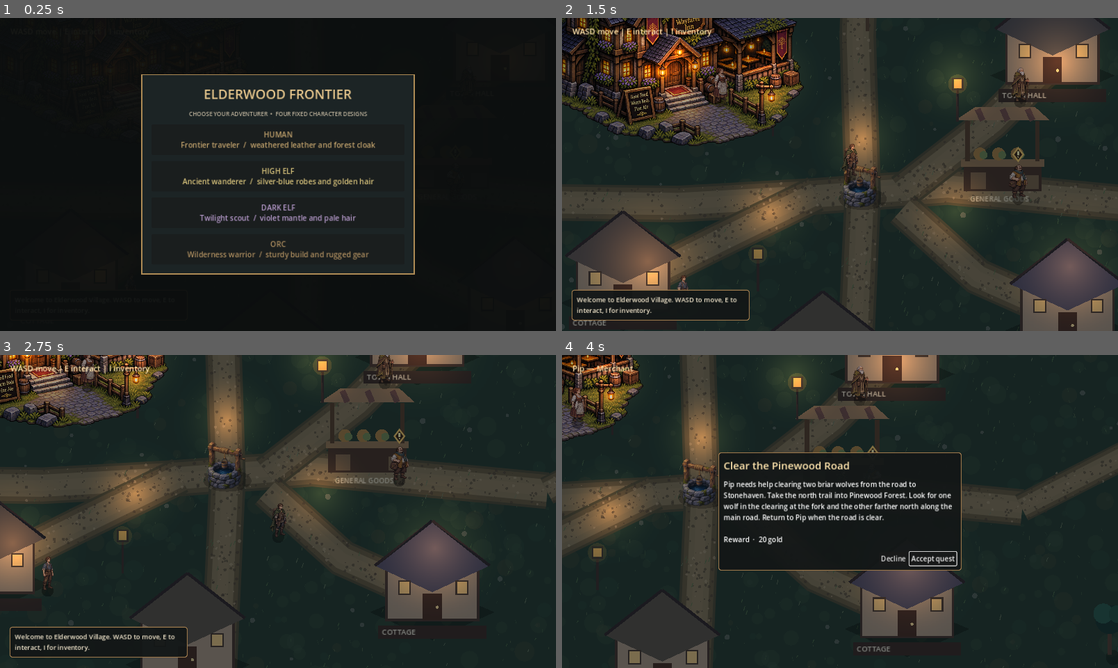
Above: before the commit, frames 1-4 (two rows, left to right).
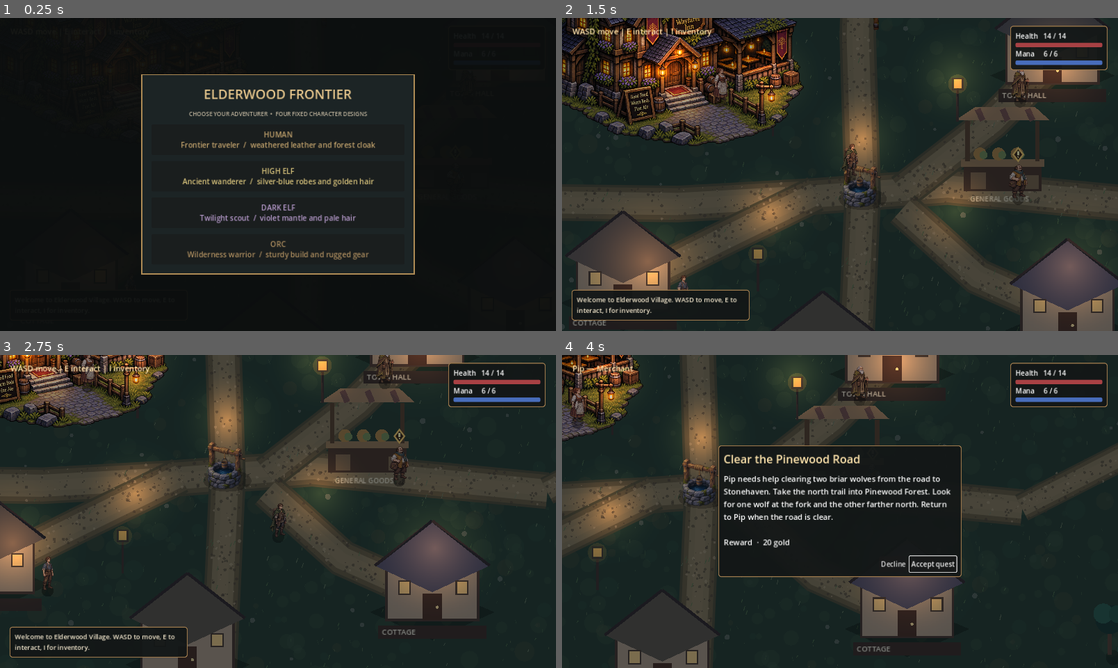
Above: after the commit, the same moments.

Repository: bhubler/elderwood-frontier-pc
Game: Godot game, scene res://scenes/world.tscn
Two runs of this game, one before a commit and one after it. Both use one fixed random seed, a clock stepped at 60 frames per second and the inputs below.
Inputs (mouse positions are in pixels of both pictures, inside the frame that each line leads up to):
- Up to frame 1 (0.25 s): no input
- Up to frame 2 (1.5 s): click "HUMAN Frontier traveler / wea…" at 0.5 s; tap Enter at 1.25 s; move the mouse to (962, 158) at 1.27 s; hold D from 1.28 s (still down); tap E at 1.35 s; click (962, 158) at 1.42 s
- Up to frame 3 (2.75 s): tap Space at 1.52, 2.27 s; move the mouse to (166, 527) at 2.02 s; release D at 2.03 s; hold S from 2.03 s (still down); tap E at 2.1 s; click (166, 527) at 2.17 s
- Up to frame 4 (4 s): move the mouse to (895, 442) at 2.77 s; release S at 2.78 s; hold D 2.78-3.53 s; tap N at 2.85 s; click (895, 442) at 2.92 s; tap E at 3.05, 3.8 s; move the mouse to (812, 574) at 3.52 s; hold W from 3.53 s (still down); tap Shift at 3.6 s; click (812, 574) at 3.67 s; tap Space at 3.77 s

The runs differ from the first frame. In frame 2, 2.3% of the frame differs, in the area x 54-99%, y 0-17%; in frame 3, 0.8%; in frame 4, 6.2%, in the area x 28-99%, y 2-72%.

Commit message:
Make quest turn-in, public routes, and player resources visible

Diff:
--- a/scripts/pinewood_forest.gd
+++ b/scripts/pinewood_forest.gd
@@ -3,6 +3,7 @@
 signal player_fell
 signal wolf_defeated
 
+const WayfindingArt := preload("res://scripts/wayfinding_art.gd")
 const WorldCollision := preload("res://scripts/world_collision.gd")
 const Wolf := preload("res://scripts/pinewood_wolf.gd")
 const Fireball := preload("res://scripts/pinewood_fireball.gd")
@@ -15,6 +16,7 @@
 const VILLAGE_ENTRANCE := Vector2(4, -670)
 const SOUTH_ENTRY := Vector2(0, 704)
 const SOUTH_EXIT := Vector2(0, 795)
+const SOUTH_GATE := Vector2(0, 835)
 const MAX_HEALTH := 14
 const MAX_MANA := 6.0
 const FIREBALL_COST := 2.0
@@ -60,6 +62,8 @@
 	WorldCollision.polygon(self, "ForestEdge", PackedVector2Array([
 		Vector2(-900, -920), Vector2(900, -920), Vector2(900, 870), Vector2(-900, 870)
 	]), CollisionPolygon2D.BUILD_SEGMENTS)
+	for offset in [-85, 85]:
+		WorldCollision.circle(self, "TrailGatePost", SOUTH_GATE + Vector2(offset, 0), 14.0)
 	WorldCollision.box(self, "StonehavenWestWall", Rect2(-900, -666, 800, 42))
 	WorldCollision.box(self, "StonehavenEastWall", Rect2(100, -666, 800, 42))
 	swing_overlay = Node2D.new()
@@ -368,8 +372,8 @@
 	if not using_bundle_trees:
 		for p in trees:
 			_draw_pine(p)
-	_draw_waypost(Vector2(86, 731), "PINEWOOD FOREST")
-	_draw_waypost(Vector2(-226, 269), "STONEHAVEN ↑")
+	WayfindingArt.draw_gate(self, SOUTH_GATE, "ELDERWOOD VILLAGE")
+	WayfindingArt.draw_sign(self, Vector2(-226, 269), "STONEHAVEN ↑")
 	_draw_gate()
 
 func _draw_placeholder_ground() -> void:
@@ -430,12 +434,6 @@
 		]), [Color("#1b3833"), Color("#23443a"), Color("#315241")][i])
 	draw_set_transform(Vector2.ZERO)
 
-func _draw_waypost(p: Vector2, title: String) -> void:
-	draw_rect(Rect2(p + Vector2(-4, -74), Vector2(8, 74)), Color("#614a33"))
-	draw_rect(Rect2(p + Vector2(-79, -72), Vector2(158, 26)), Color("#483626"))
-	draw_string(ThemeDB.fallback_font, p + Vector2(-71, -54), title,
-		HORIZONTAL_ALIGNMENT_CENTER, 142, 14, Color("#ffe1a5"))
-
 func _draw_gate() -> void:
 	if not using_bundle_terrain:
 		draw_rect(Rect2(-900, -920, 1800, 254), Color("#454c4e"))
--- a/scripts/village_interactions.gd
+++ b/scripts/village_interactions.gd
@@ -2,7 +2,7 @@
 ## Frontier village interactions: NPCs, inn interior, dialogue, and starter inventory.
 const INTERACT_DISTANCE := 115.0
 const PinewoodForest := preload("res://scripts/pinewood_forest.gd")
-const PINEWOOD_ENTRY_DISTANCE := 75.0
+const PINEWOOD_ENTRY_DISTANCE := 175.0
 const ROAD_REWARD := 20
 enum RoadQuest { OFFERED, ACTIVE, COMPLETE }
 
@@ -12,6 +12,16 @@
 var message: Label
 var quest_offer: CenterContainer
 var accept_quest: Button
+var quest_title: Label
+var quest_details: Label
+var decline_quest: Button
+var turning_in_quest := false
+var health_bar: ProgressBar
+var mana_bar: ProgressBar
+var health_text: Label
+var mana_text: Label
+var travel_button: Button
+var offered_route: Dictionary = {}
 var inventory_panel: PanelContainer
 var notice_timer: Timer
 var inventory_grid: GridContainer
@@ -67,6 +77,7 @@
         player.set_equipment(equipment)
     _make_interior()
     _make_villagers()
+    _prepare_pinewood_early()
     _show_message("Welcome to Elderwood Village. WASD to move, E to interact, I for inventory.", 5.0)
 
 func _make_interface() -> void:
@@ -102,11 +113,51 @@
     message.add_theme_color_override("font_color", Color("#f4e8ce"))
     ui.add_child(message)
     ui.hide()
+    _make_status_bars(holder, style)
+    travel_button = Button.new()
+    travel_button.focus_mode = Control.FOCUS_NONE
+    travel_button.mouse_default_cursor_shape = Control.CURSOR_POINTING_HAND
+    travel_button.pressed.connect(_activate_offered_route)
+    holder.add_child(travel_button)
+    travel_button.hide()
     _make_quest_offer(holder, style)
     notice_timer = Timer.new()
     notice_timer.one_shot = true
     notice_timer.timeout.connect(_on_notice_timeout)
     add_child(notice_timer)
+
+func _make_status_bars(holder: Control, style: StyleBoxFlat) -> void:
+    var panel := PanelContainer.new()
+    holder.add_child(panel)
+    panel.set_anchors_and_offsets_preset(Control.PRESET_TOP_RIGHT)
+    panel.offset_left = -248
+    panel.offset_right = -24
+    panel.offset_top = 18
+    panel.mouse_filter = Control.MOUSE_FILTER_IGNORE
+    panel.add_theme_stylebox_override("panel", style)
+    var bars := VBoxContainer.new()
+    bars.mouse_filter = Control.MOUSE_FILTER_IGNORE
+    panel.add_child(bars)
+    health_text = Label.new()
+    bars.add_child(health_text)
+    health_bar = _make_bar(bars, Color("#a84144"), PinewoodForest.MAX_HEALTH)
+    mana_text = Label.new()
+    bars.add_child(mana_text)
+    mana_bar = _make_bar(bars, Color("#486dbb"), PinewoodForest.MAX_MANA)
+
+func _make_bar(parent: Control, color: Color, maximum: float) -> ProgressBar:
+    var bar := ProgressBar.new()
+    bar.mouse_filter = Control.MOUSE_FILTER_IGNORE
+    bar.max_value = maximum
+    bar.step = 0
+    bar.show_percentage = false
+    bar.custom_minimum_size.y = 10
+    var fill := StyleBoxFlat.new()
+    fill.bg_color = color
+    fill.set_corner_radius_all(3)
+    bar.add_theme_stylebox_override("fill", fill)
+    parent.add_child(bar)
+    return bar
 
 func _make_quest_offer(holder: Control, style: StyleBoxFlat) -> void:
     quest_offer = CenterContainer.new()
@@ -119,29 +170,32 @@
     var content := VBoxContainer.new()
     content.add_theme_constant_override("separation", 14)
     panel.add_child(content)
-    var title := Label.new()
-    title.text = "Clear the Pinewood Road"
-    title.add_theme_font_size_override("font_size", 24)
-    title.add_theme_color_override("font_color", Color("#ffe5ad"))
-    content.add_child(title)
-    var details := Label.new()
-    details.autowrap_mode = TextServer.AUTOWRAP_WORD_SMART
-    details.text = "Pip needs help clearing two briar wolves from the road to Stonehaven. Take the north trail into Pinewood Forest. Look for one wolf in the clearing at the fork and the other farther north along the main road. Return to Pip when the road is clear.\n\nReward  ·  %d gold" % ROAD_REWARD
-    content.add_child(details)
+    quest_title = Label.new()
+    quest_title.add_theme_font_size_override("font_size", 26)
+    quest_title.add_theme_color_override("font_color", Color("#ffe5ad"))
+    content.add_child(quest_title)
+    quest_details = Label.new()
+    quest_details.autowrap_mode = TextServer.AUTOWRAP_WORD_SMART
+    quest_details.add_theme_font_size_override("font_size", 18)
+    content.add_child(quest_details)
     var actions := HBoxContainer.new()
     actions.alignment = BoxContainer.ALIGNMENT_END
     content.add_child(actions)
-    var decline := Button.new()
-    decline.text = "Decline"
-    decline.pressed.connect(_close_quest_offer)
-    actions.add_child(decline)
+    decline_quest = Button.new()
+    decline_quest.pressed.connect(_close_quest_offer)
+    actions.add_child(decline_quest)
     accept_quest = Button.new()
-    accept_quest.text = "Accept quest"
-    accept_quest.pressed.connect(_accept_road_quest)
+    accept_quest.custom_minimum_size.y = 36
+    accept_quest.pressed.connect(_confirm_road_quest)
     actions.add_child(accept_quest)
     quest_offer.hide()
 
-func _show_quest_offer() -> void:
+func _show_quest_offer(turn_in := false) -> void:
+    turning_in_quest = turn_in
+    quest_title.text = "The Pinewood Road Is Clear" if turn_in else "Clear the Pinewood Road"
+    quest_details.text = ("Pip: The road is open again. Merchants can make the trip to Stonehaven safely. Here’s what I promised you.\n\nReward  ·  %d gold" if turn_in else "Pip needs help clearing two briar wolves from the road to Stonehaven. Take the north trail into Pinewood Forest. Look for one wolf at the fork and the other farther north. Return to Pip when the road is clear.\n\nReward  ·  %d gold") % ROAD_REWARD
+    accept_quest.text = "Claim reward" if turn_in else "Accept quest"
+    decline_quest.text = "Later" if turn_in else "Decline"
     notice_timer.stop()
     ui.hide()
     quest_offer.show()
@@ -151,12 +205,22 @@
     quest_offer.hide()
     conversation_open = false
 
+func _confirm_road_quest() -> void:
+    if not turning_in_quest:
+        _accept_road_quest()
+    elif quest_offer.visible and _road_ready_to_turn_in():
+        road_quest = RoadQuest.COMPLETE
+        gold += ROAD_REWARD
+        _refresh_inventory()
+        _update_pip_marker()
+        _close_quest_offer()
+        _show_message("Quest completed — Clear the Pinewood Road\nReceived %d gold." % ROAD_REWARD, 5.0)
+
 func _accept_road_quest() -> void:
     if not quest_offer.visible or road_quest != RoadQuest.OFFERED:
         return
     road_quest = RoadQuest.ACTIVE
-    if is_instance_valid(speaker):
-        speaker.quest_available = false
+    _update_pip_marker()
     _close_quest_offer()
     var already_clear := is_instance_valid(forest) and forest.wolves.is_empty()
     var objective := "Talk to Pip to collect your reward." if already_clear else "Take the north trail into Pinewood Forest."
@@ -366,6 +430,12 @@
         forest.combat_paused = inventory_open or conversation_open
         forest.armor = player.defense_bonus
 
+    health_bar.value = forest.health if in_forest else PinewoodForest.MAX_HEALTH
+    mana_bar.value = forest.mana if in_forest else PinewoodForest.MAX_MANA
+    health_text.text = "Health   %d / %d" % [health_bar.value, health_bar.max_value]
+    mana_text.text = "Mana     %d / %d" % [mana_bar.value, mana_bar.max_value]
+    _update_travel_button()
+
     if inventory_open:
         prompt.text = "Inventory open — press I to close"
     elif quest_offer.visible:
@@ -379,7 +449,7 @@
     else:
         var nearby := _nearest_person()
         if _near_pinewood_entrance():
-            prompt.text = "E — Follow the road into Pinewood Forest | I inventory"
+            prompt.text = "Click the gate or press E — Pinewood Forest | I inventory"
         elif player.position.distance_to(Vector2(-390, -190)) < 105.0:
             prompt.text = "E — Enter the Wayfarer Inn | I inventory"
         elif nearby >= 0:
@@ -389,11 +459,65 @@
         else:
             prompt.text = "WASD move | E interact | I inventory"
 
+func _route(anchor: Vector2, hit: Rect2, destination: String, action: Callable) -> Dictionary:
+    return {"anchor": anchor, "hit": hit, "destination": destination, "action": action}
+
+func _nearby_route() -> Dictionary:
+    if player.choosing_race or inventory_open or conversation_open:
+        return {}
+    if is_instance_valid(forest) and forest.active:
+        if _near_forest_exit():
+            return _route(forest.to_global(PinewoodForest.SOUTH_GATE),
+                Rect2(forest.to_global(PinewoodForest.SOUTH_GATE - Vector2(114, 178)), Vector2(228, 178)), "Elderwood Village", _leave_pinewood)
+        if forest.to_local(player.global_position).distance_to(Vector2(0, -666)) < 178.0:
+            return _route(forest.to_global(Vector2(0, -624)),
+                Rect2(forest.to_global(Vector2(-280, -962)), Vector2(560, 338)),
+                "Pinewood Forest" if forest.in_stonehaven() else "Stonehaven", _cross_stonehaven_gate)
+    elif inside_inn:
+        if player.position.distance_to(Vector2(4200, 120)) < 190.0:
+            return _route(Vector2(4200, 205), Rect2(4125, 156, 150, 75), "Elderwood Village", _leave_inn)
+    elif _near_pinewood_entrance():
+        return _route(PinewoodForest.VILLAGE_ENTRANCE, Rect2(PinewoodForest.VILLAGE_ENTRANCE - Vector2(114, 178), Vector2(228, 178)), "Pinewood Forest", _enter_pinewood)
+    elif player.position.distance_to(Vector2(-390, -190)) < 155.0:
+        return _route(Vector2(-390, -145), Rect2(-443, -263, 111, 122), "Wayfarer Inn", _enter_inn)
+    return {}
+
+func _update_travel_button() -> void:
+    offered_route = _nearby_route()
+    travel_button.visible = not offered_route.is_empty()
+    if not travel_button.visible:
+        return
+    var keyboard_hint := "   [E]"
+    if offered_route.destination == "Wayfarer Inn" and _nearest_person() >= 0 \
+            and player.position.distance_to(Vector2(-390, -190)) >= 105.0:
+        keyboard_hint = ""
+    travel_button.text = "➜  %s%s" % [offered_route.destination, keyboard_hint]
+    travel_button.reset_size()
+    var screen_position: Vector2 = player.get_canvas_transform() * offered_route.anchor
+    travel_button.position = screen_position + Vector2(-travel_button.size.x * 0.5, 13)
+
+func _activate_offered_route() -> void:
+    var route := _nearby_route()
+    if not route.is_empty():
+        route.action.call()
+
+func _cross_stonehaven_gate() -> void:
+    var crossing_south := forest.in_stonehaven()
+    player.global_position = forest.to_global(Vector2(0, -552 if crossing_south else -789))
+    player.get_node("Camera2D").reset_smoothing()
+
 func _unhandled_input(event: InputEvent) -> void:
     if not event is InputEventMouseButton or not event.pressed:
         return
     if event.button_index not in [MOUSE_BUTTON_LEFT, MOUSE_BUTTON_RIGHT]:
         return
+    if event.button_index == MOUSE_BUTTON_LEFT:
+        var route := _nearby_route()
+        var world_cursor: Vector2 = player.get_canvas_transform().affine_inverse() * event.position
+        if not route.is_empty() and route.hit.has_point(world_cursor):
+            route.action.call()
+            get_viewport().set_input_as_handled()
+            return
     if not is_instance_valid(forest) or not forest.active or inventory_open or conversation_open:
         return
     var cursor: Vector2 = forest.get_global_transform_with_canvas().affine_inverse() * event.position
@@ -444,8 +568,7 @@
             conversation_open = false
             ui.hide()
         elif is_instance_valid(forest) and forest.active:
-            if _near_forest_exit():
-                _leave_pinewood()
+            _activate_offered_route()
         elif inside_inn:
             if player.position.distance_to(Vector2(4200, 120)) < 190.0:
                 _leave_inn()
@@ -464,8 +587,8 @@
                 conversation_open = true
                 var words: String = people[nearest]["words"]
                 var road_dialogue := speaker.name == &"Pip" and road_quest != RoadQuest.COMPLETE
-                if road_dialogue and road_quest == RoadQuest.OFFERED:
-                    _show_quest_offer()
+                if road_dialogue and (road_quest == RoadQuest.OFFERED or _road_ready_to_turn_in()):
+                    _show_quest_offer(_road_ready_to_turn_in())
                     get_viewport().set_input_as_handled()
                     return
                 if road_dialogue:
@@ -477,13 +600,18 @@
                 _enter_inn()
         get_viewport().set_input_as_handled()
 
+func _road_ready_to_turn_in() -> bool:
+    return road_quest == RoadQuest.ACTIVE and is_instance_valid(forest) and forest.wolves.is_empty()
+
+func _update_pip_marker() -> void:
+    for npc in villagers:
+        if npc.name == &"Pip":
+            npc.quest_available = road_quest == RoadQuest.OFFERED
+            npc.quest_ready = _road_ready_to_turn_in()
+            return
+
 func _pip_road_dialogue() -> String:
     var remaining := forest.wolves.size() if is_instance_valid(forest) else 2
-    if remaining == 0:
-        road_quest = RoadQuest.COMPLETE
-        gold += ROAD_REWARD
-        _refresh_inventory()
-        return "The road is open again. Here’s %d gold for your trouble. Follow the road north to Stonehaven." % ROAD_REWARD
     return "%d briar %s still on the Pinewood road. I’ll be here when the road is clear." % [
         remaining, "wolf is" if remaining == 1 else "wolves are"
     ]
@@ -492,17 +620,28 @@
     return player.position.distance_to(PinewoodForest.VILLAGE_ENTRANCE) < PINEWOOD_ENTRY_DISTANCE
 
 func _near_forest_exit() -> bool:
-    return forest.to_local(player.global_position).distance_to(PinewoodForest.SOUTH_EXIT) < 79.0
+    return forest.to_local(player.global_position).distance_to(PinewoodForest.SOUTH_EXIT) < 135.0
+
+func _prepare_pinewood_early() -> void:
+    # Let the character selection screen render before building the forest.
+    await get_tree().process_frame
+    await get_tree().process_frame
+    _prepare_pinewood()
+
+func _prepare_pinewood() -> void:
+    if is_instance_valid(forest):
+        return
+    forest = PinewoodForest.new()
+    forest.name = "PinewoodForest"
+    forest.position = Vector2(7800, 0)
+    forest.player = player
+    forest.hide()
+    forest.player_fell.connect(_on_pinewood_fall)
+    forest.wolf_defeated.connect(_on_wolf_defeated)
+    get_parent().add_child(forest)
 
 func _enter_pinewood() -> void:
-    if not is_instance_valid(forest):
-        forest = PinewoodForest.new()
-        forest.name = "PinewoodForest"
-        forest.position = Vector2(7800, 0)
-        forest.player = player
-        forest.player_fell.connect(_on_pinewood_fall)
-        forest.wolf_defeated.connect(_on_wolf_defeated)
-        get_parent().add_child(forest)
+    _prepare_pinewood()
     forest.show()
     forest.active = true
     forest.recover_at_trailhead()
@@ -520,19 +659,20 @@
     _show_message("You recover at the trailhead. Defeated wolves stay down.", 5.0)
 
 func _on_wolf_defeated() -> void:
-    if road_quest == RoadQuest.ACTIVE and forest.wolves.is_empty():
+    _update_pip_marker()
+    if _road_ready_to_turn_in():
         _show_message("Clear the Pinewood Road — return to Pip for your reward.", 5.0)
     else:
         _show_message("Briar wolf defeated.", 3.0)
 
 func _pinewood_prompt() -> String:
     if forest.in_stonehaven():
-        return "Stonehaven Gate | Follow the road south to Pinewood"
-    var status := "%d/%d HP | %d/%d mana | LMB swing | RMB Fireball | I inventory" % [
-        forest.health, PinewoodForest.MAX_HEALTH, int(forest.mana), int(PinewoodForest.MAX_MANA)
-    ]
+        return "Stonehaven Gate | Click the gate or press E to return to Pinewood"
+    var status := "LMB swing | RMB Fireball | I inventory"
     if _near_forest_exit():
-        return "E — Return to Elderwood Village | " + status
+        return "Click the gate or press E — Elderwood Village | " + status
+    if forest.to_local(player.global_position).distance_to(Vector2(0, -666)) < 178.0:
+        return "Click the gate, press E, or walk through — Stonehaven"
     if road_quest == RoadQuest.ACTIVE:
         if forest.wolves.is_empty():
             return "Return to Pip | " + status
--- a/scripts/village_npc.gd
+++ b/scripts/village_npc.gd
@@ -16,6 +16,11 @@
 var quest_available := false:
     set(value):
         quest_available = value
+        queue_redraw()
+
+var quest_ready := false:
+    set(value):
+        quest_ready = value
         queue_redraw()
 
 var artwork: Sprite2D
@@ -81,7 +86,7 @@
 
 func _draw() -> void:
     draw_ellipse_shadow()
-    if quest_available:
+    if quest_available or quest_ready:
         var center := Vector2(0, 15.0 - artwork_height - 21.0)
         var diamond := PackedVector2Array([
             center + Vector2(0, -13), center + Vector2(10, 0),
@@ -90,7 +95,13 @@
         draw_colored_polygon(diamond, Color("#38271a"))
         diamond.append(diamond[0])
         draw_polyline(diamond, Color("#f2bb59"), 2.0, true)
-        draw_line(center + Vector2(0, -6), center + Vector2(0, 1), Color("#ffe793"), 3.0, true)
+        if quest_ready:
+            draw_polyline(PackedVector2Array([
+                center + Vector2(-4, -5), center + Vector2(1, -7), center + Vector2(5, -4),
+                center + Vector2(4, -1), center + Vector2(0, 1)
+            ]), Color("#ffe793"), 2.5, true)
+        else:
+            draw_line(center + Vector2(0, -6), center + Vector2(0, 1), Color("#ffe793"), 3.0, true)
         draw_circle(center + Vector2(0, 5), 1.5, Color("#ffe793"))
     if ART.has(name):
         return
--- /dev/null
+++ b/scripts/wayfinding_art.gd
@@ -0,0 +1,18 @@
+extends RefCounted
+
+const SIGN := preload("res://art/wayfinding/oak_sign.png")
+const GATE := preload("res://art/wayfinding/trail_gate.png")
+const LETTERING := Color("#f7dda4")
+
+static func draw_sign(canvas: CanvasItem, feet: Vector2, title: String) -> void:
+	canvas.draw_texture(SIGN, feet - Vector2(71, 166))
+	var font_size := 13
+	if ThemeDB.fallback_font.get_string_size(title, HORIZONTAL_ALIGNMENT_LEFT, -1, font_size).x > 120.0:
+		font_size = 10
+	canvas.draw_string(ThemeDB.fallback_font, feet + Vector2(-63, -109), title,
+		HORIZONTAL_ALIGNMENT_CENTER, 126, font_size, LETTERING)
+
+static func draw_gate(canvas: CanvasItem, feet: Vector2, title: String) -> void:
+	canvas.draw_texture(GATE, feet - Vector2(114, 178))
+	canvas.draw_string(ThemeDB.fallback_font, feet + Vector2(-67, -137), title,
+		HORIZONTAL_ALIGNMENT_CENTER, 134, 12, LETTERING)
--- a/scripts/world.gd
+++ b/scripts/world.gd
@@ -3,6 +3,8 @@
 ## The inn is an authored sprite; the other buildings are temporary placeholders.
 const WELL_ART_PATH := "res://art/village_well.png"
 const WELL_POSITION := Vector2(0, 35)
+const WayfindingArt := preload("res://scripts/wayfinding_art.gd")
+const PinewoodForest := preload("res://scripts/pinewood_forest.gd")
 const ForestLayout := preload("res://scripts/forest_layout.gd")
 const WorldCollision := preload("res://scripts/world_collision.gd")
 const WildernessTerrain := preload("res://scripts/wilderness_terrain.gd")
@@ -96,7 +98,10 @@
 	WorldCollision.circle(obstacles, "Well", WELL_POSITION, 32.0)
 	for p in [Vector2(-180, -80), Vector2(190, -110), Vector2(-210, 230)]:
 		WorldCollision.circle(obstacles, "LanternPost", p, 4.0)
-	WorldCollision.circle(obstacles, "VillageSign", Vector2(10, -290), 5.0)
+	WorldCollision.circle(obstacles, "VillageSign", Vector2(58, -290), 9.0)
+	for offset in [-85, 85]:
+		WorldCollision.circle(obstacles, "TrailGatePost",
+			PinewoodForest.VILLAGE_ENTRANCE + Vector2(offset, 0), 14.0)
 	for tree_pos in trees:
 		WorldCollision.circle(obstacles, "TreeTrunk", tree_pos, 8.0)
 
@@ -187,8 +192,8 @@
 	_draw_lantern(Vector2(-180, -80))
 	_draw_lantern(Vector2(190, -110))
 	_draw_lantern(Vector2(-210, 230))
-	_draw_sign(Vector2(10, -290))
-	_draw_sign(Vector2(94, -672), "PINEWOOD FOREST")
+	WayfindingArt.draw_sign(self, Vector2(58, -290), "ELDERWOOD VILLAGE")
+	WayfindingArt.draw_gate(self, PinewoodForest.VILLAGE_ENTRANCE, "PINEWOOD FOREST")
 
 func _draw_ground() -> void:
 	# Painterly layered earth and grass. No visible diamond grid.
@@ -319,12 +324,6 @@
 	draw_rect(Rect2(p + Vector2(-8, -84), Vector2(16, 18)), Color("#e5ac53"))
 	draw_rect(Rect2(p + Vector2(-10, -86), Vector2(20, 22)), Color("#423b30"), false, 3.0)
 
-func _draw_sign(p: Vector2, title := "ELDERWOOD VILLAGE") -> void:
-	draw_line(p, p + Vector2(0, -65), Color("#594431"), 7.0)
-	draw_rect(Rect2(p + Vector2(-95, -108), Vector2(190, 43)), Color("#4c382b"))
-	draw_rect(Rect2(p + Vector2(-95, -108), Vector2(190, 43)), Color("#b89561"), false, 3.0)
-	draw_string(ThemeDB.fallback_font, p + Vector2(-90, -79), title, HORIZONTAL_ALIGNMENT_CENTER, 180, 16, Color("#f2dba7"))
-
 func _draw_fountain(p: Vector2) -> void:
 	draw_circle(p + Vector2(0, 8), 44.0, Color("#484f51"))
 	draw_circle(p, 37.0, Color("#708e93"))
Binary file added: art/wayfinding/oak_sign.png
Not shown, added: art/wayfinding/oak_sign.png.import
Binary file added: art/wayfinding/trail_gate.png
Not shown, added: art/wayfinding/trail_gate.png.import
Not shown, added: scripts/wayfinding_art.gd.uid
Not shown, changed: AGENTS.md
